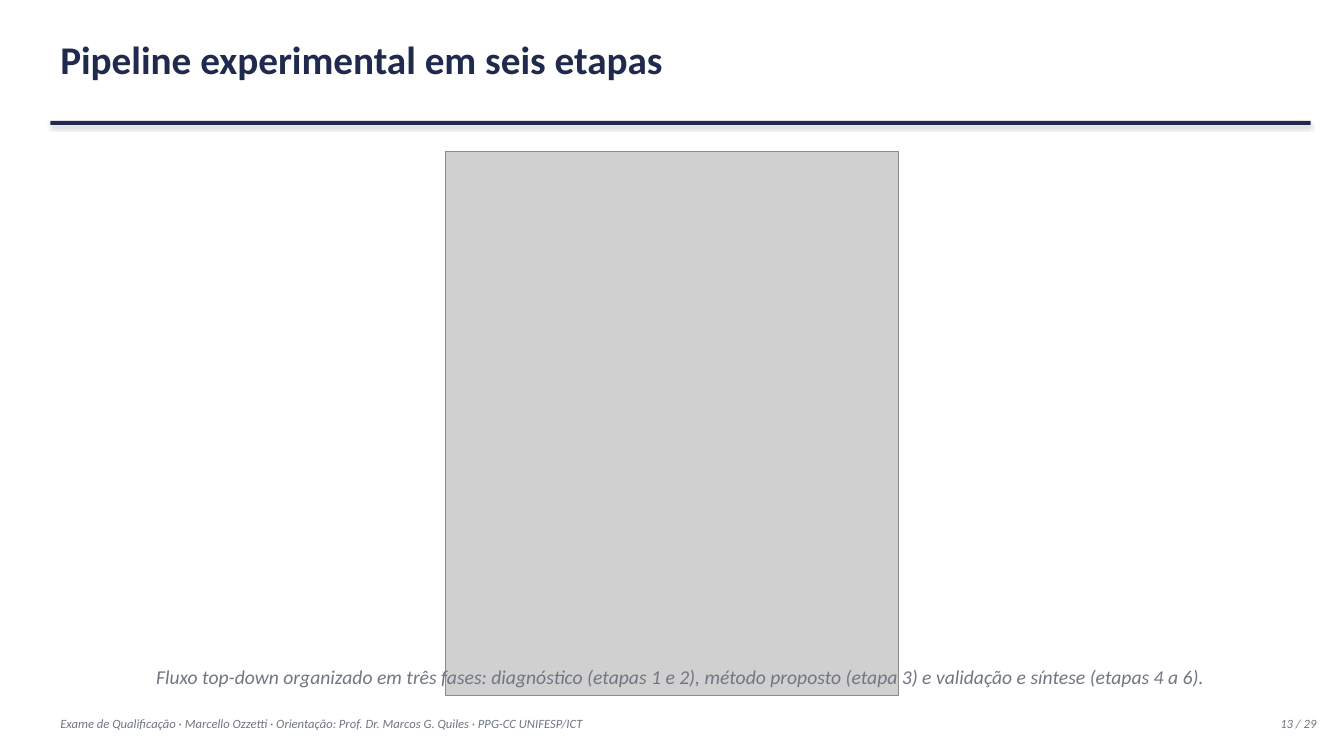
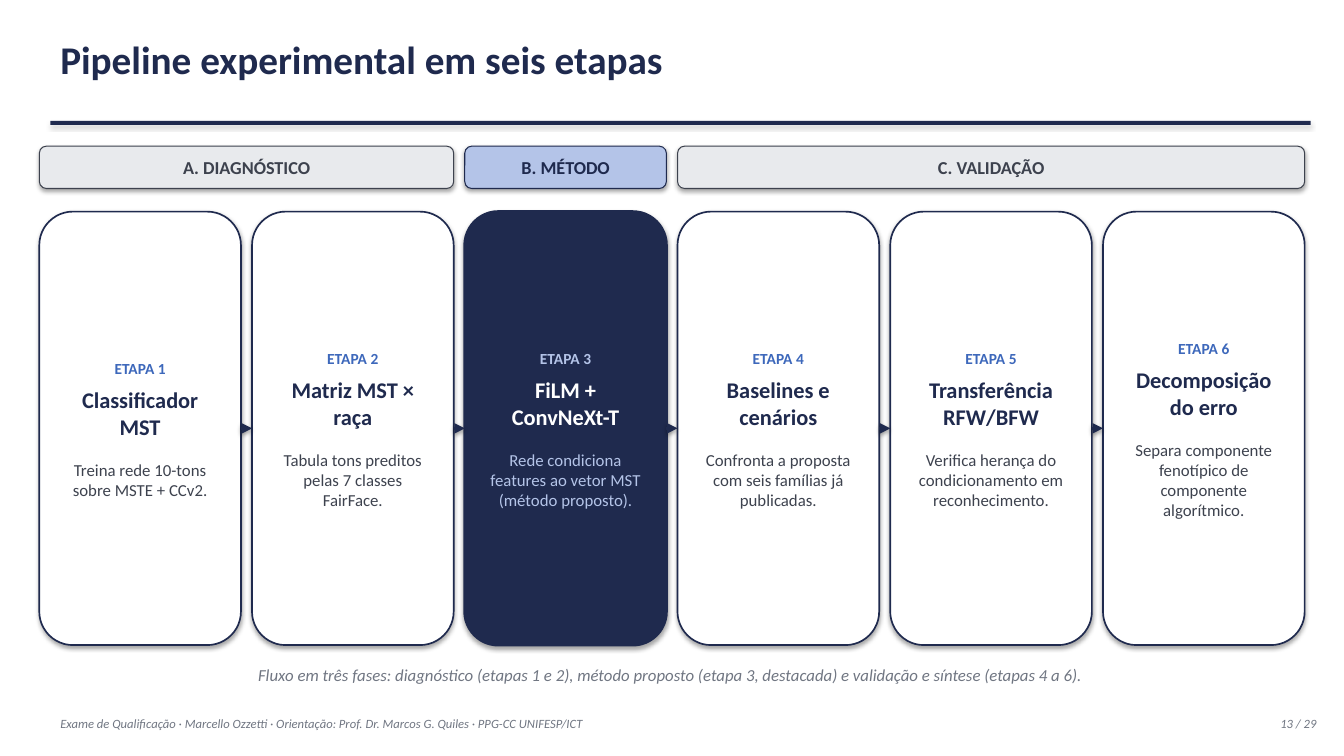
Before and after one commit to marcellozzetti/Facial-Recognition-Models-Mitigating-Bias, a slide deck: slide 13 of docs/ativo/material_qualificacao_2026-10-05.pptx. Drawn at 1344x756 pixels with LibreOffice and Linux fonts; fonts in the diff are those of the drawing; grey boxes stand for pictures. Boxes give left, top, right and bottom in pixels: in the first picture for what was removed or moved away, otherwise in the second. Text is boxed around its words. In the diff, an @@ line names an element or a change of style, - is before the commit and + after.

```diff
--- a/docs/ativo/material_qualificacao_2026-10-05.pptx
+++ b/docs/ativo/material_qualificacao_2026-10-05.pptx
@@ rounded rectangle added at (39, 146, 454, 189), fill #E8EAED, outline #3D424E 0.75 pt, 13 pt, text #3D424E, bold @@
+A. DIAGNÓSTICO
@@ rounded rectangle added at (465, 146, 666, 189), fill #B4C4E8, outline #1F2A4E 0.75 pt, 13 pt, text #1F2A4E, bold @@
+B. MÉTODO
@@ rounded rectangle added at (678, 146, 1305, 189), fill #E8EAED, outline #3D424E 0.75 pt, 13 pt, text #3D424E, bold @@
+C. VALIDAÇÃO
@@ picture removed at (446, 151, 898, 696) @@
@@ rounded rectangle added at (39, 212, 241, 645), fill #FFFFFF, outline #1F2A4E 1.2 pt, 12 pt, text #3D424E @@
+ETAPA 1
+Classificador MST
+Treina rede 10-tons sobre MSTE + CCv2.
@@ rounded rectangle added at (252, 212, 454, 645), fill #FFFFFF, outline #1F2A4E 1.2 pt, 12 pt, text #3D424E @@
+ETAPA 2
+Matriz MST × raça
+Tabula tons preditos pelas 7 classes FairFace.
@@ rounded rectangle added at (465, 212, 666, 645), fill #1F2A4E, outline #1F2A4E 2 pt, 12 pt, text #B4C4E8 @@
+ETAPA 3
+FiLM + ConvNeXt-T
+Rede condiciona features ao vetor MST (método proposto).
@@ rounded rectangle added at (678, 212, 879, 645), fill #FFFFFF, outline #1F2A4E 1.2 pt, 12 pt, text #3D424E @@
+ETAPA 4
+Baselines e cenários
+Confronta a proposta com seis famílias já publicadas.
@@ rounded rectangle added at (890, 212, 1092, 645), fill #FFFFFF, outline #1F2A4E 1.2 pt, 12 pt, text #3D424E @@
+ETAPA 5
+Transferência RFW/BFW
+Verifica herança do condicionamento em reconhecimento.
@@ rounded rectangle added at (1103, 212, 1305, 645), fill #FFFFFF, outline #1F2A4E 1.2 pt, 12 pt, text #3D424E @@
+ETAPA 6
+Decomposição do erro
+Separa componente fenotípico de componente algorítmico.
@@ elbow arrow added from (241, 429) to (252, 429), #1F2A4E 2.5 pt @@
@@ elbow arrow added from (454, 429) to (465, 429), #1F2A4E 2.5 pt @@
@@ elbow arrow added from (666, 429) to (678, 429), #1F2A4E 2.5 pt @@
@@ elbow arrow added from (879, 429) to (890, 429), #1F2A4E 2.5 pt @@
@@ elbow arrow added from (1092, 429) to (1103, 429), #1F2A4E 2.5 pt @@
@@ text at (258, 669, 1082, 684): text changed; size 14 to 12 pt @@
-Fluxo top-down organizado em três fases: diagnóstico (etapas 1 e 2), método proposto (etapa 3) e validação e síntese (etapas 4 a 6).
+Fluxo em três fases: diagnóstico (etapas 1 e 2), método proposto (etapa 3, destacada) e validação e síntese (etapas 4 a 6).
```
Also in this commit, not shown: 1 other slide changed, 3 other files.
